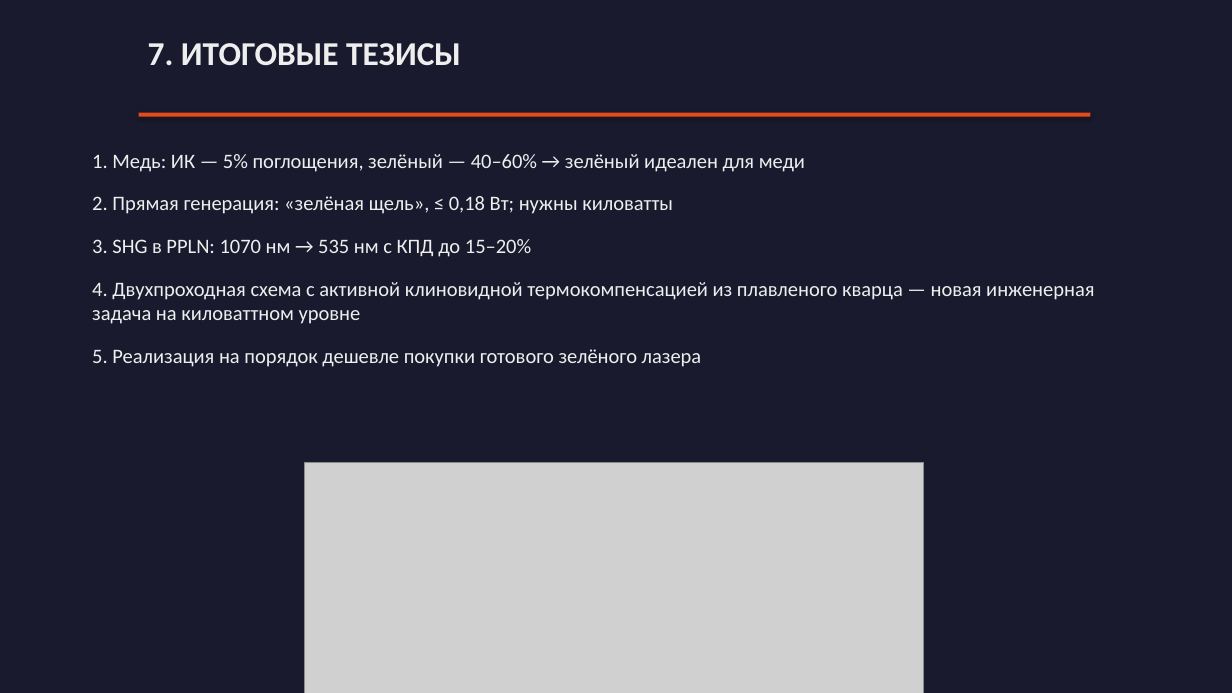
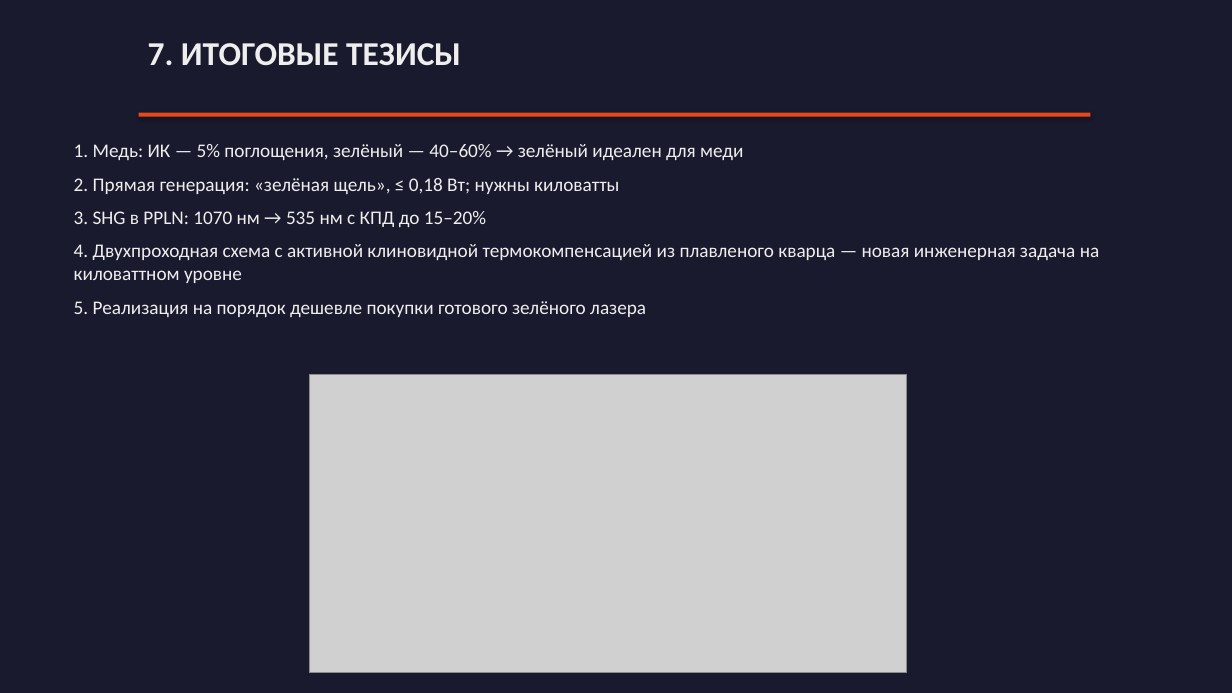
Before and after one commit to Evgeniy-makdak/Lecture-4_optional, a slide deck: slide 7 of Лекция_4доп_Генерация_зелёного_излучения.pptx. Drawn at 1232x693 pixels with LibreOffice and Linux fonts; fonts in the diff are those of the drawing; grey boxes stand for pictures. Boxes give left, top, right and bottom in pixels: in the first picture for what was removed or moved away, otherwise in the second. Text is boxed around its words. In the diff, an @@ line names an element or a change of style, - is before the commit and + after.

```diff
--- a/Лекция_4доп_Генерация_зелёного_излучения.pptx
+++ b/Лекция_4доп_Генерация_зелёного_излучения.pptx
@@ text "1. Медь: ИК — 5% ...": place and size @@
-text "1. Медь: ИК — 5% ..." at box(92, 154, 1094, 367)
+text "1. Медь: ИК — 5% ..." at box(74, 144, 1099, 317)
@@ text "1. Медь: ИК — 5% ..." at box(74, 144, 1099, 317): size 16 to 15 pt; less space between paragraphs @@
@@ picture: place and size @@
-picture at box(305, 462, 924, 693)
+picture at box(310, 374, 907, 673)
```
Also in this commit, not shown: 3 other slides changed, 2 other files.
